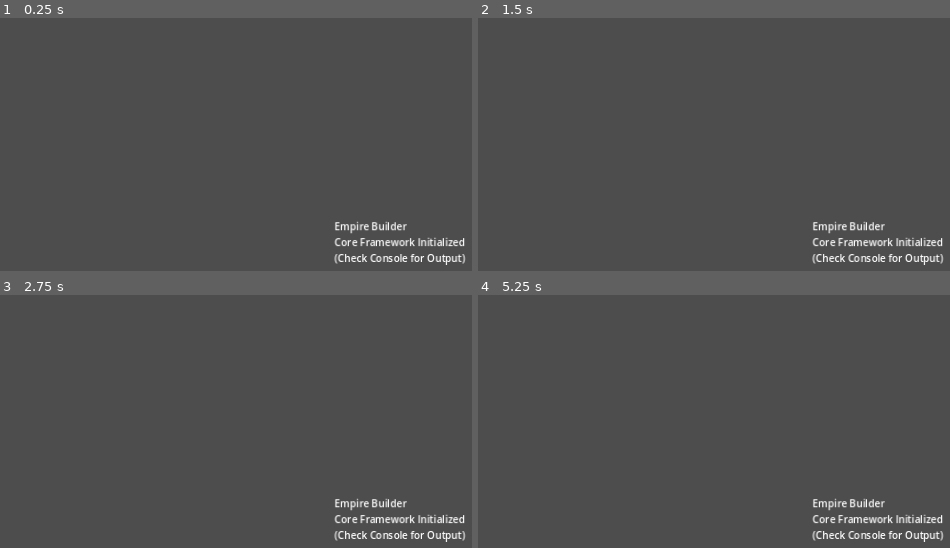
Above: before the commit, frames 1-4 (two rows, left to right).
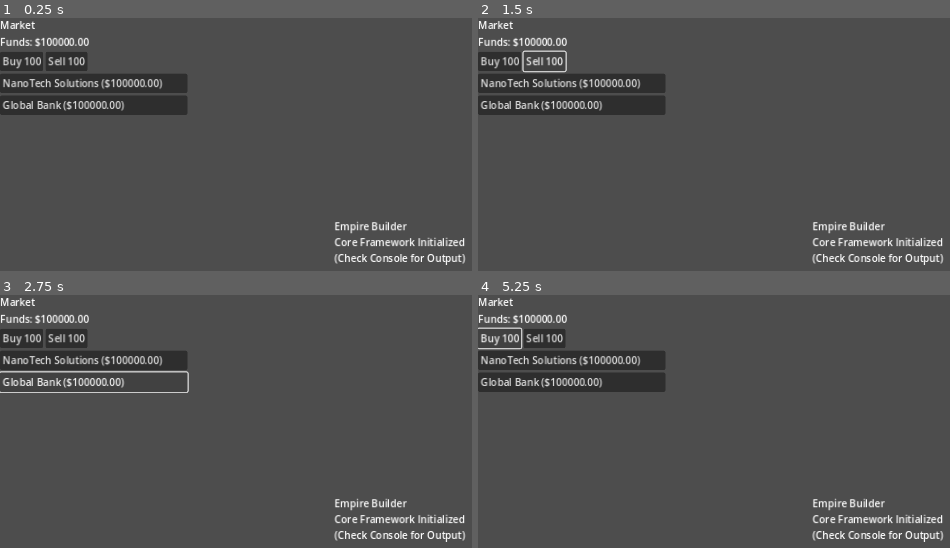
Above: after the commit, the same moments.

Repository: Viet-6/GD-empire-builder
Game: Godot game, scene res://scenes/Main.tscn
Two runs of this game, one before a commit and one after it. Both use one fixed random seed, a clock stepped at 60 frames per second and the inputs below.
Inputs (mouse positions are in pixels of both pictures, inside the frame that each line leads up to):
- Up to frame 1 (0.25 s): no input
- Up to frame 2 (1.5 s): click (501, 61) at 0.5 s, where only the run after the commit has a clickable "Buy 100"; click (544, 61) at 1.25 s, where only the run after the commit has a clickable "Sell 100"
- Up to frame 3 (2.75 s): click (94, 381) at 2 s, where only the run after the commit has a clickable "Global Bank ($100000.00)"
- Up to frame 4 (5.25 s): click (501, 338) at 2.75 s, where only the run after the commit has a clickable "Buy 100"; click (544, 338) at 3.5 s, where only the run after the commit has a clickable "Sell 100"; click (572, 381) at 4.25 s, where only the run after the commit has a clickable "Global Bank ($100000.00)"; click (501, 338) at 5 s, where only the run after the commit has a clickable "Buy 100"

The runs differ from the first frame. In frame 1, 7.0% of the frame differs, in the area x 0-40%, y 1-39%; in frame 2, 6.8%; in frame 3, 5.3%; in frame 4, 6.8%.

Commit message:
Phase 2-1

Diff:
--- a/scripts/core/Main.gd
+++ b/scripts/core/Main.gd
@@ -1,7 +1,13 @@
 extends Control
+
+@onready var trading_ui_scene = preload("res://scenes/TradingUI.tscn")
 
 func _ready():
 	print("Main Scene Ready")
+
+	var ui_instance = trading_ui_scene.instantiate()
+	add_child(ui_instance)
+
 	# Simulate a few turns
 	GameManager.advance_turn()
 	await get_tree().create_timer(0.5).timeout
